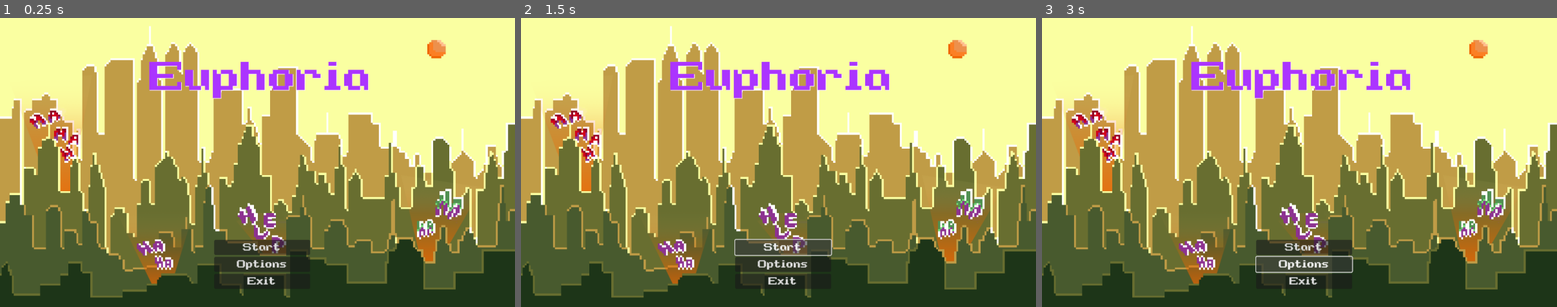
Above: before the commit, frames 1-3 (left to right).
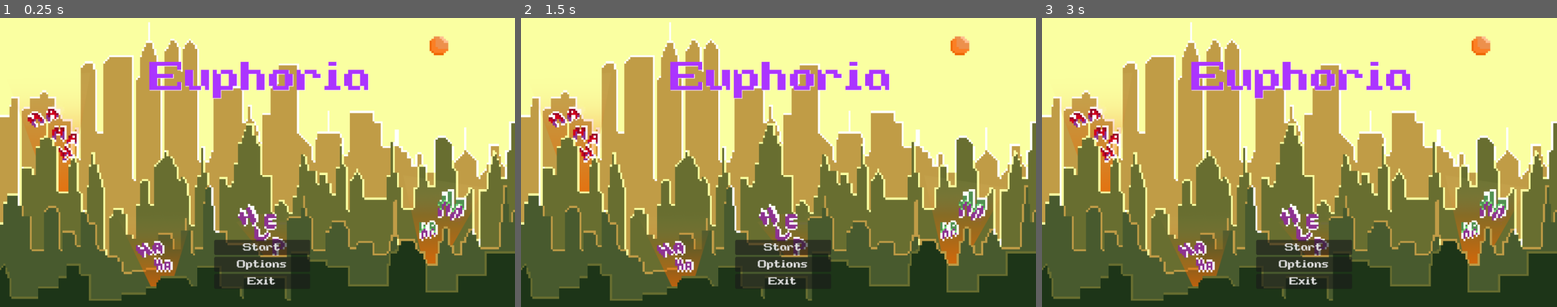
Above: after the commit, the same moments.

Repository: TranNguyenMinhHoangCLC02/Euphoria
Game: Godot game, scene res://StartMenu/menu.tscn
Two runs of this game, one before a commit and one after it. Both use one fixed random seed, a clock stepped at 60 frames per second and the inputs below. The project has no main scene, so this scene is started directly.
Inputs:
- Up to frame 1 (0.25 s): no input
- Up to frame 2 (1.5 s): click "Start" at 0.5 s; click "Start" at 1.25 s
- Up to frame 3 (3 s): click "Start" at 2 s; click "Options" at 2.75 s

The runs differ from the first frame. In frame 1, 14% of the frame differs, in the area x 0-100%, y 1-98%; in frame 2, 14%; in frame 3, 14%.

Commit message:
fix scaling

Diff:
--- a/StartMenu/menu.tscn
+++ b/StartMenu/menu.tscn
@@ -87,8 +87,12 @@
 horizontal_alignment = 1
 vertical_alignment = 1
 
-[node name="Bg" type="Sprite2D" parent="Label"]
+[node name="Background" type="TextureRect" parent="."]
 z_index = -1
-position = Vector2(242.578, 245.21)
-scale = Vector2(1, 1)
+layout_mode = 1
+anchors_preset = 15
+anchor_right = 1.0
+anchor_bottom = 1.0
+grow_horizontal = 2
+grow_vertical = 2
 texture = ExtResource("2_mocka")
